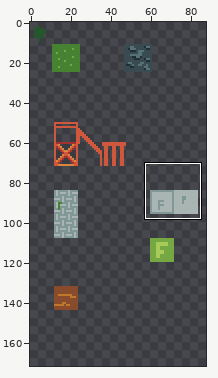
Sprite sheet -- godot-src/assets/level/tileset.png. The picture above shows the old version from afar; the outline marks the close-up.
Close-up. Before the edit:
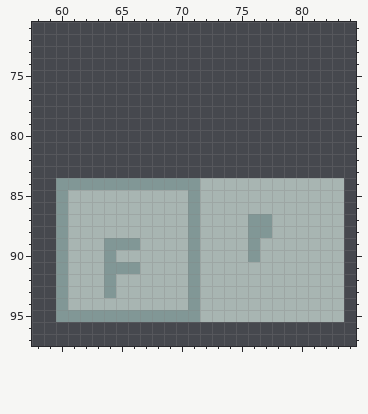
The file is 256x256 pixels. Shown: x 58..84, y 71..97. The wide view leaves out empty margins. The commit also changed other parts of the picture, which this record leaves out.
Now the later version:
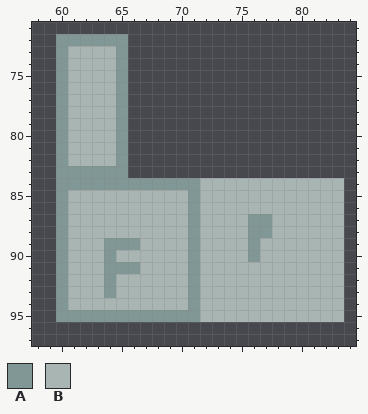
Palette (. is transparent): A #819796  B #a8b5b2
From old to new:
Changed rows in their new state; - is an unchanged pixel.
first column x 60:
72 AAAAAA
73 ABBBBA
74 ABBBBA
75 ABBBBA
76 ABBBBA
77 ABBBBA
78 ABBBBA
79 ABBBBA
80 ABBBBA
81 ABBBBA
82 ABBBBA
83 AAAAAA
Where, in picture pixels (left, top, right, bottom), the same in both close-ups:
added: (56, 34, 128, 178)
